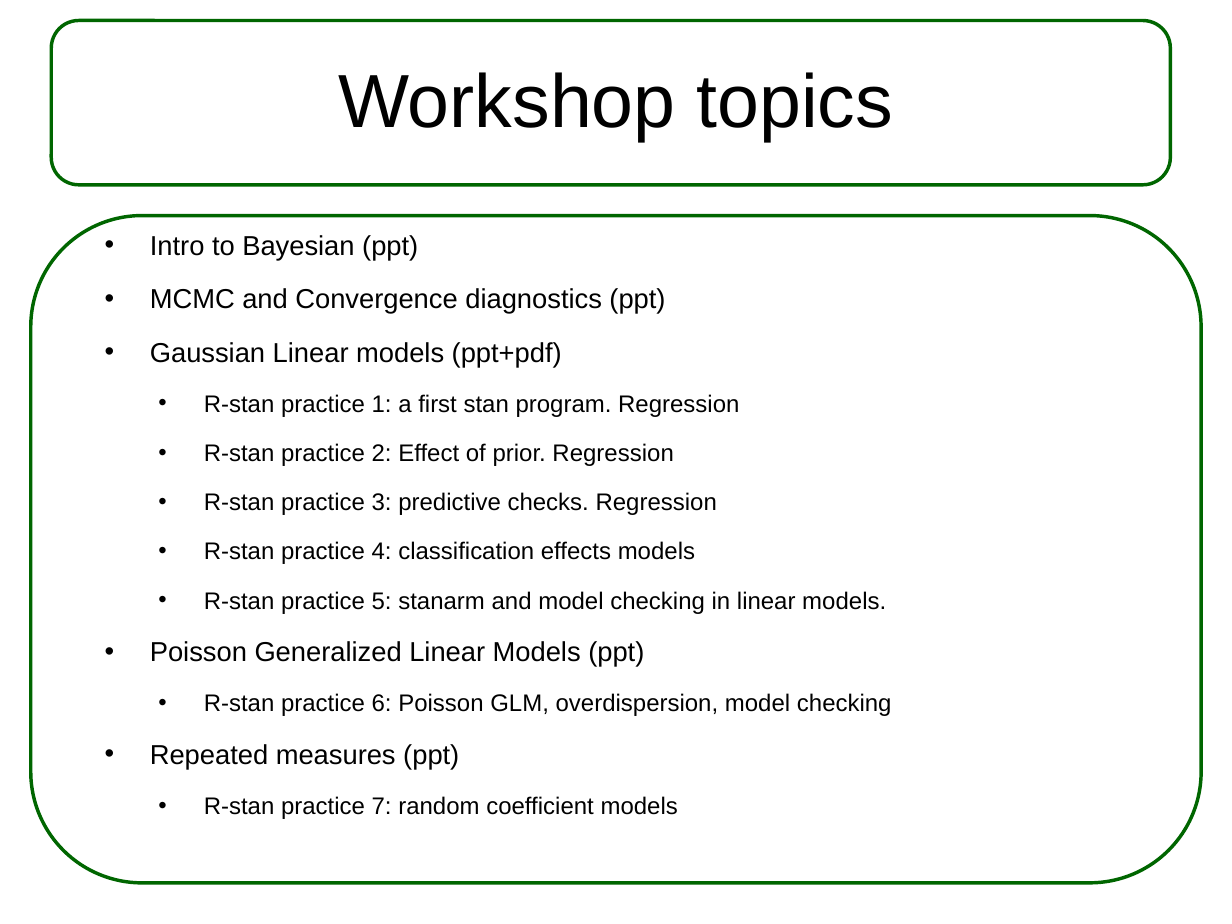
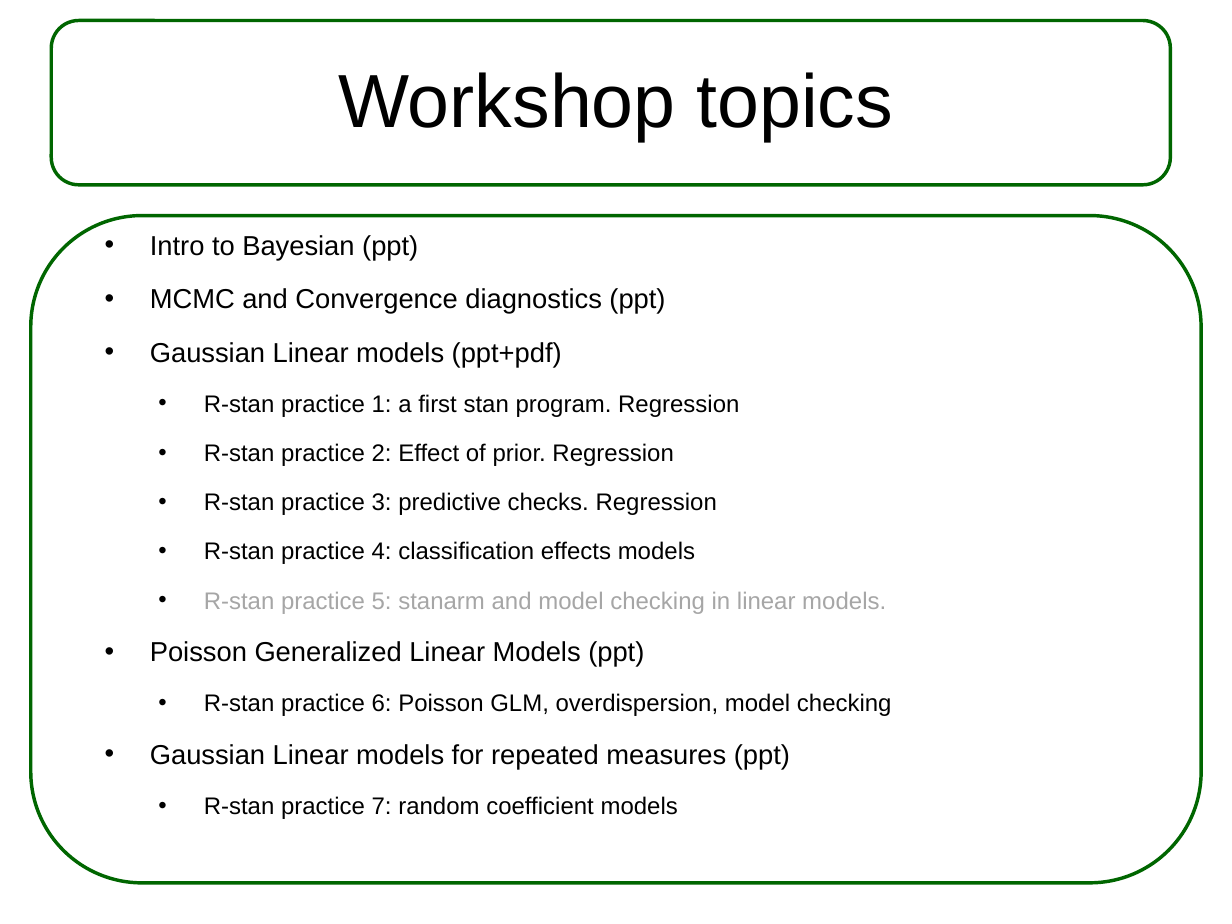
Before and after one commit to steibelj/CSTAT, a slide deck: slide 3 of 0 Workshop.pptx. Drawn at 1232x924 pixels with LibreOffice and Linux fonts; fonts in the diff are those of the drawing. Boxes give left, top, right and bottom in pixels: in the first picture for what was removed or moved away, otherwise in the second. Text is boxed around its words. In the diff, an @@ line names an element or a change of style, - is before the commit and + after.

```diff
--- a/0 Workshop.pptx
+++ b/0 Workshop.pptx
@@ text at (204, 592, 886, 614): text colour #000000 to #A6A6A6 in "R-stan practice 5: stanarm and model checking ..." @@
@@ text at (150, 744, 790, 770): text changed @@
-• Repeated measures (ppt)
+• Gaussian Linear models for repeated measures (ppt)
```
Also in this commit, not shown: 1 other slide changed, 1 other file.
